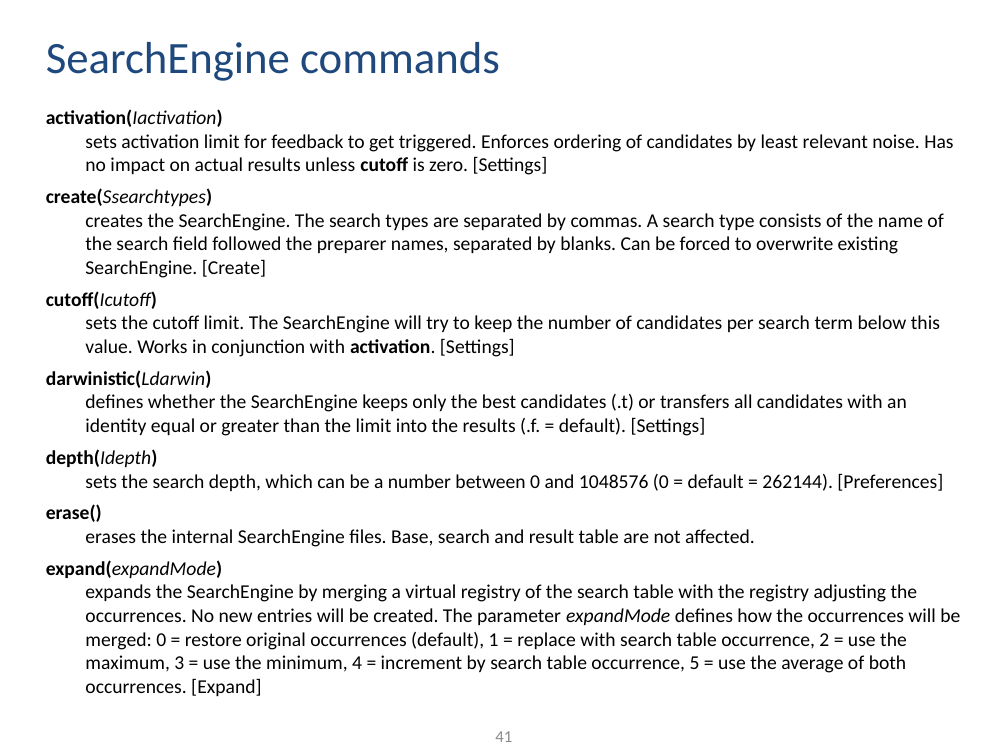
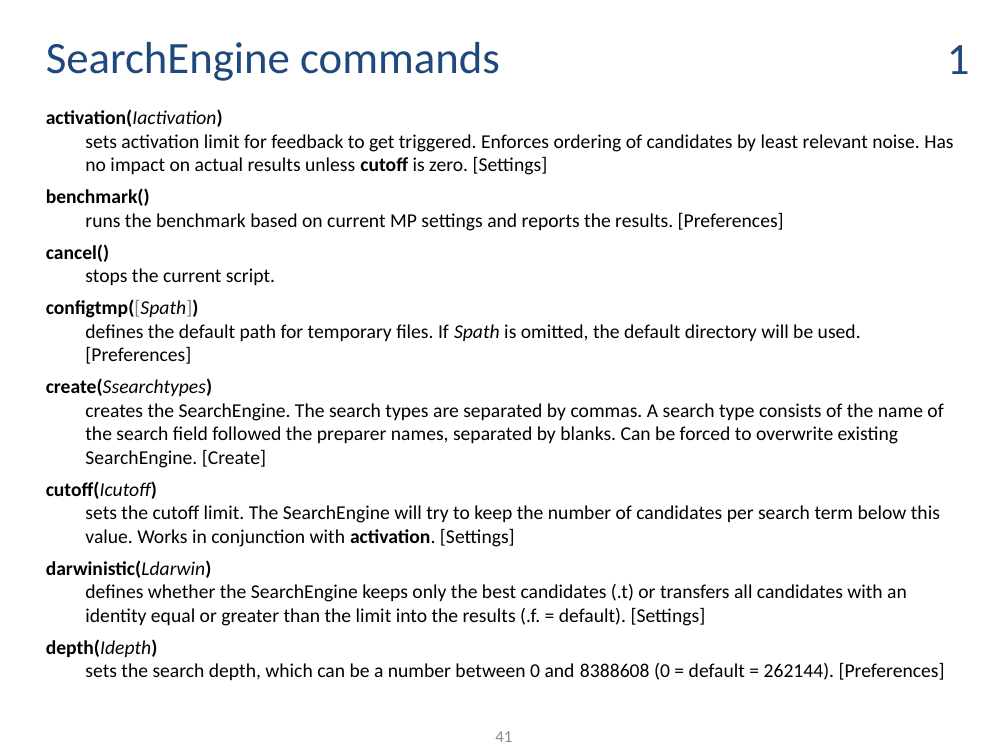
Before and after one commit to ThorstenDoherr/searchengine, a slide deck: slide 41 of doc/Manual.pptx. Drawn at 1008x756 pixels with LibreOffice and Linux fonts; fonts in the diff are those of the drawing. Boxes give left, top, right and bottom in pixels: in the first picture for what was removed or moved away, otherwise in the second. Text is boxed around its words. In the diff, an @@ line names an element or a change of style, - is before the commit and + after.

```diff
--- a/doc/Manual.pptx
+++ b/doc/Manual.pptx
@@ text added at <box>947,45,970,74</box>, 32 pt, text #1F497D @@
+1
@@ text at <box>46,188,861,364</box>: paragraphs added @@
+benchmark()
+runs the benchmark based on current MP settings and reports the results. [Preferences]
+cancel()
+stops the current script.
+configtmp([Spath])
+defines the default path for temporary files. If Spath is omitted, the default directory will be used. [Preferences]
@@ text at <box>46,639,945,680</box>: text changed @@
-depth(Idepth)
-sets the search depth, which can be a number between 0 and 1048576 (0 = default = 262144). [Preferences]
-erase()
-erases the internal SearchEngine files. Base, search and result table are not affected.
-expand(expandMode)
-expands the SearchEngine by merging a virtual registry of the search table with the registry adjusting the occurrences. No new entries will be created. The parameter expandMode defines how the occurrences will be merged: 0 = restore original occurrences (default), 1 = replace with search table occurrence, 2 = use the maximum, 3 = use the minimum, 4 = increment by search table occurrence, 5 = use the average of both occurrences. [Expand]
+depth(Idepth)
+sets the search depth, which can be a number between 0 and 8388608 (0 = default = 262144). [Preferences]
```
Also in this commit, not shown: 41 other slides changed, 3 slides added, 2 slides removed, 1 other file.
